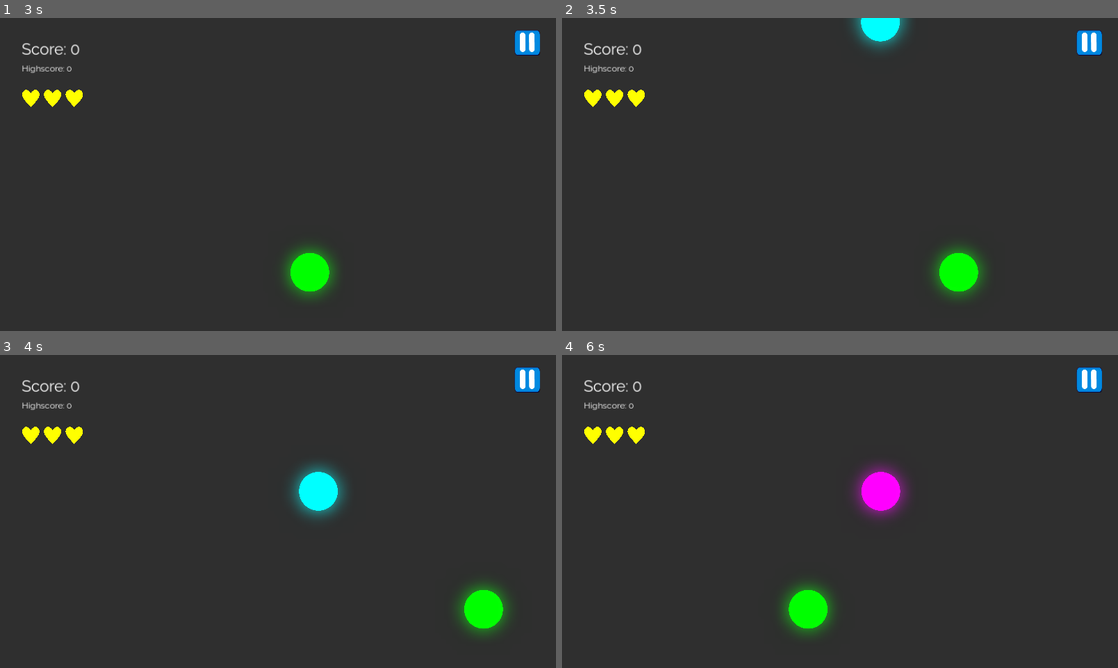
Above: before the commit, frames 1-4 (two rows, left to right).
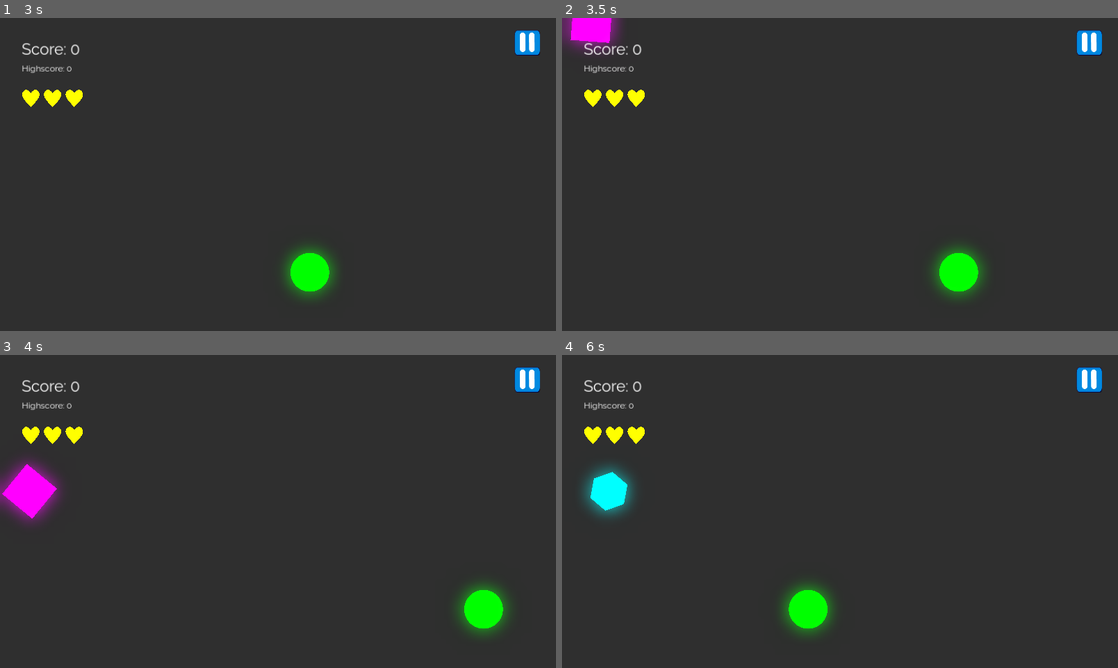
Above: after the commit, the same moments.

Repository: SkyDustGames/color-catcher
Game: Godot game, scene res://scenes/menu.tscn
Two runs of this game, one before a commit and one after it. Both use one fixed random seed, a clock stepped at 60 frames per second and the inputs below.
Inputs:
- Up to frame 1 (3 s): click "Play" at 0.5 s; tap Enter at 1.25 s; hold Right (move_right) 1.28-2.03 s; hold Left (move_left) 2.03-2.78 s; hold Right (move_right) from 2.78 s (still down)
- Up to frame 2 (3.5 s): keep holding Right (move_right)
- Up to frame 3 (4 s): keep holding Right (move_right)
- Up to frame 4 (6 s): release Right (move_right) at 4.28 s; hold Left (move_left) from 4.28 s (still down)

Frame 1 is identical in both runs. In frame 2, 1.7% of the frame differs, in the area x 0-63%, y 0-11%; in frame 3, 2.9%, in the area x 0-63%, y 33-54%; in frame 4, 2.4%.

Commit message:
Colors now always match when shapes match

Diff:
--- a/scenes/tutorial.tscn
+++ b/scenes/tutorial.tscn
@@ -9,13 +9,28 @@
 [ext_resource type="Texture2D" uid="uid://w3qw4cn20mea" path="res://sprites/buttons/pause_normal.png" id="7_p84o4"]
 [ext_resource type="Texture2D" uid="uid://cngh11spgwcud" path="res://sprites/buttons/pause_press.png" id="8_f8drd"]
 [ext_resource type="Texture2D" uid="uid://djc8q2adrx1a4" path="res://sprites/buttons/pause_hover.png" id="9_ws2a4"]
-[ext_resource type="Script" path="res://scripts/tutorial/Tutorial.gd" id="10_kjgod"]
 [ext_resource type="PackedScene" uid="uid://bcr2tswsv0i7" path="res://nodes/player.tscn" id="10_p386j"]
 [ext_resource type="Texture2D" uid="uid://bb0anpkdvk1xo" path="res://sprites/tutorial/exclamation.png" id="10_t21xs"]
+[ext_resource type="Script" path="res://scripts/Tutorial.gd" id="11_cpscg"]
 [ext_resource type="Texture2D" uid="uid://dtgkv7saefrm4" path="res://sprites/empty.png" id="12_u1lqo"]
 [ext_resource type="Texture2D" uid="uid://opfnutd6owgn" path="res://sprites/tutorial/touch.png" id="13_ifsuw"]
 [ext_resource type="Script" path="res://scripts/WorldEnvironment.gd" id="13_p0yxc"]
 [ext_resource type="PackedScene" uid="uid://drtp3e75xjkrw" path="res://nodes/spawner.tscn" id="14_n1pm0"]
+
+[sub_resource type="Animation" id="Animation_uevpb"]
+length = 0.001
+tracks/0/type = "value"
+tracks/0/imported = false
+tracks/0/enabled = true
+tracks/0/path = NodePath(".:modulate")
+tracks/0/interp = 1
+tracks/0/loop_wrap = true
+tracks/0/keys = {
+"times": PackedFloat32Array(0),
+"transitions": PackedFloat32Array(1),
+"update": 0,
+"values": [Color(1, 1, 1, 1)]
+}
 
 [sub_resource type="Animation" id="Animation_jkrsw"]
 resource_name = "flash"
@@ -33,21 +48,6 @@
 "values": [Color(1, 1, 1, 0), Color(1, 1, 1, 1), Color(1, 1, 1, 0)]
 }
 
-[sub_resource type="Animation" id="Animation_uevpb"]
-length = 0.001
-tracks/0/type = "value"
-tracks/0/imported = false
-tracks/0/enabled = true
-tracks/0/path = NodePath(".:modulate")
-tracks/0/interp = 1
-tracks/0/loop_wrap = true
-tracks/0/keys = {
-"times": PackedFloat32Array(0),
-"transitions": PackedFloat32Array(1),
-"update": 0,
-"values": [Color(1, 1, 1, 1)]
-}
-
 [sub_resource type="AnimationLibrary" id="AnimationLibrary_qrtui"]
 _data = {
 "RESET": SubResource("Animation_uevpb"),
@@ -277,7 +277,7 @@
 
 [node name="Environment" type="Node2D" parent="."]
 process_mode = 1
-script = ExtResource("10_kjgod")
+script = ExtResource("11_cpscg")
 
 [node name="Circle" parent="Environment" instance=ExtResource("10_p386j")]
 
--- a/scripts/Shape.gd
+++ b/scripts/Shape.gd
@@ -1,11 +1,9 @@
 extends RigidBody2D
 
 var color
+@onready var sprite = $Sprite2D
 
 func _ready():
-	var sprite = $Sprite2D
-	color = Global.colors[randi() % Global.colors.size()]
-	sprite.modulate = color
 	rotation_degrees = randf_range(-PI, PI)
 
 func _process(_delta):
@@ -24,3 +22,7 @@
 func _on_body_entered(body):
 	if body.name == "Circle":
 		handle_player_collision(body)
+
+func set_color(new_color):
+	color = new_color
+	sprite.modulate = color
--- a/scripts/Spawner.gd
+++ b/scripts/Spawner.gd
@@ -21,18 +21,28 @@
 func _ready():
 	randomize()
 
+func spawn(list):
+	var object = list[randi() % len(list)].instantiate()
+	object.position = Vector2(randi_range(0, 1200), -100)
+	add_child(object)
+	return object
+
+func set_shape_color(shape, player):
+	shape.set_color(Global.colors[randi() % len(Global.colors)])
+	while shape.color == player.color:
+		shape.set_color(Global.colors[randi() % len(Global.colors)])
+
 func _on_timeout():
 	if randf() < powerup_chance:
-		var power = powerups[randi() % powerups.size()]
-		var powerup = power.instantiate()
-		powerup.position = Vector2(randi_range(0, 1200), -100)
-		add_child(powerup)
+		var powerup = spawn(powerups)
 		spawned.emit(powerup, true)
 	else:
-		var shape_kind = shapes[randi() % shapes.size()]
-		var shape = shape_kind.instantiate()
-		shape.position = Vector2(randi_range(0, 1200), -100)
-		add_child(shape)
+		var shape = spawn(shapes)
+		var player = $"../Circle"
+		if shape.name == (Global.save.skin + "Shape"):
+			shape.set_color(player.color)
+		else:
+			set_shape_color(shape, player)
 		spawned.emit(shape, false)
 
 	var t = wait_time - time_decrease
--- a/scripts/tutorial/Tutorial.gd
+++ b/scripts/Tutorial.gd
@@ -22,7 +22,6 @@
 
 func on_player_damage(lives):
 	if lives < 3:
-		player.heal()
 		$"../CanvasLayer/Warning".show()
 		$"../CanvasLayer/Warning/AnimationPlayer".play("flash")
 		await get_tree().create_timer(2).timeout
Not shown, changed: README.md
